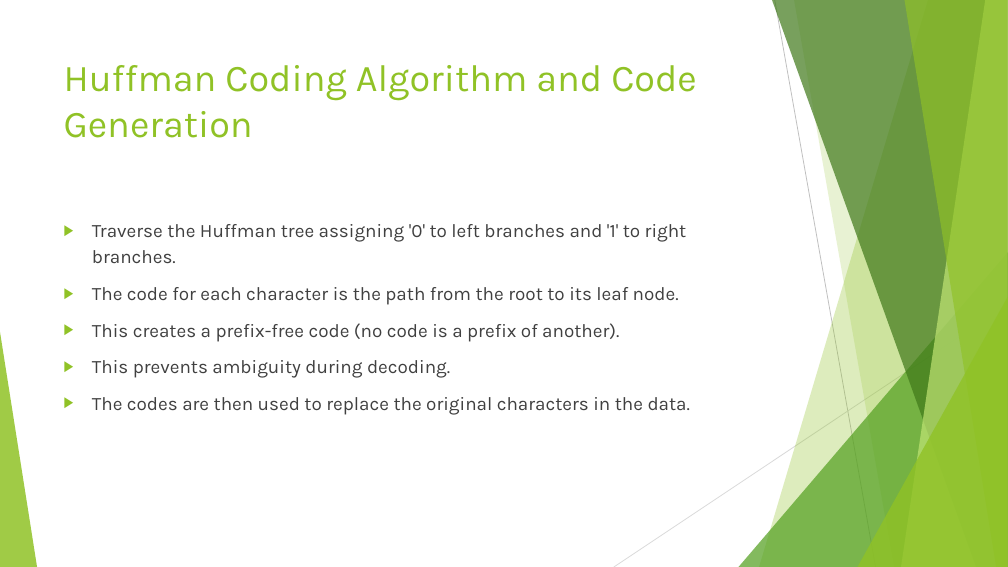
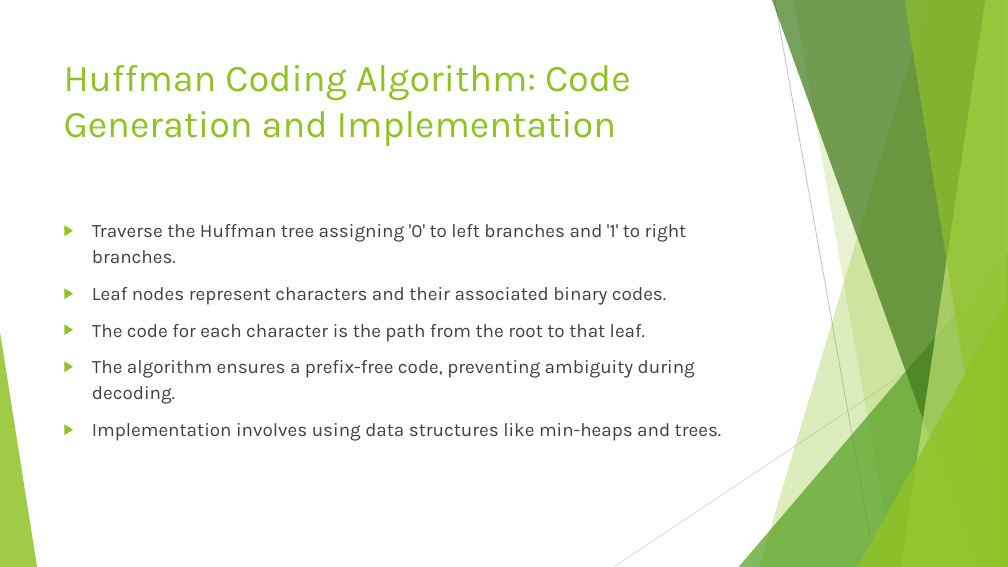
Before and after one commit to shubhamb025/Pdf_to_presentation_GenAI, a slide deck: slide 10 of output/generated_presentation.pptx. Drawn at 1008x567 pixels with LibreOffice and Linux fonts; fonts in the diff are those of the drawing. Boxes give left, top, right and bottom in pixels: in the first picture for what was removed or moved away, otherwise in the second. Text is boxed around its words. In the diff, an @@ line names an element or a change of style, - is before the commit and + after.

```diff
--- a/output/generated_presentation.pptx
+++ b/output/generated_presentation.pptx
@@ title at (x1=64, y1=65, x2=631, y2=146): text changed @@
-Huffman Coding Algorithm and Code Generation
+Huffman Coding Algorithm: Code Generation and Implementation
@@ text at (x1=92, y1=287, x2=722, y2=441): text changed @@
-▶ The code for each character is the path from the root to its leaf node.
-▶ This creates a prefix-free code (no code is a prefix of another).
-▶ This prevents ambiguity during decoding.
-▶ The codes are then used to replace the original characters in the data.
+▶ Leaf nodes represent characters and their associated binary codes.
+▶ The code for each character is the path from the root to that leaf.
+▶ The algorithm ensures a prefix-free code, preventing ambiguity during decoding.
+▶ Implementation involves using data structures like min-heaps and trees.
```
Also in this commit, not shown: 10 other slides changed, 2 slides added, 9 other files.
